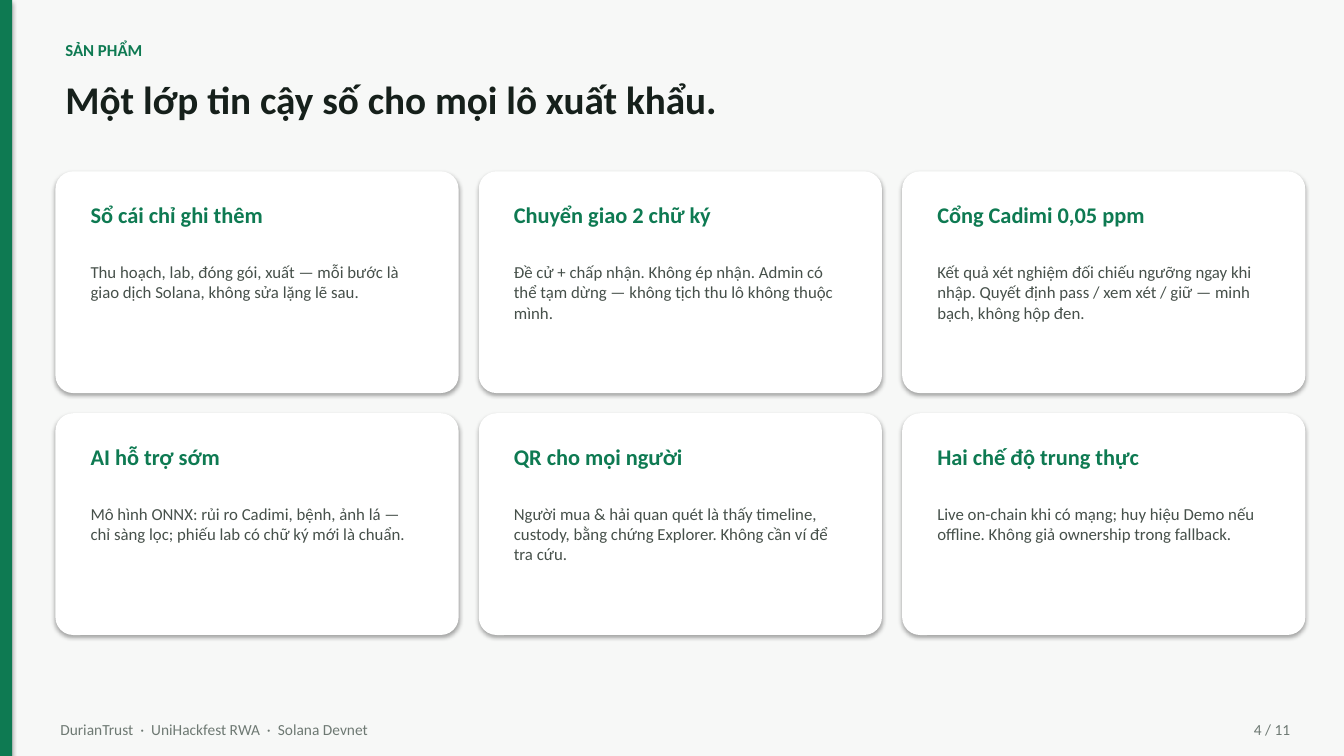
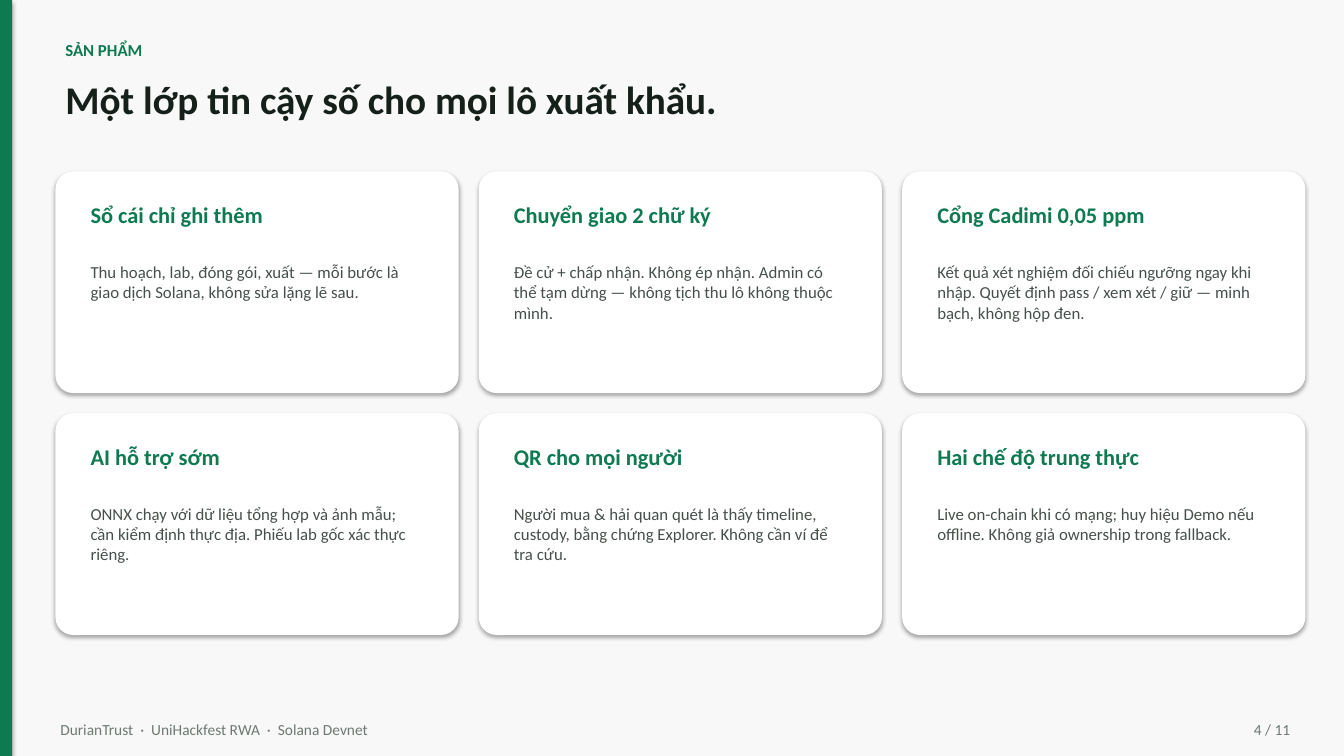
Before and after one commit to vinhelysia/DurainCheckerDemo, a slide deck: slide 4 of DurianTrust_Pitch_Deck.pptx. Drawn at 1344x756 pixels with LibreOffice and Linux fonts; fonts in the diff are those of the drawing. Boxes give left, top, right and bottom in pixels: in the first picture for what was removed or moved away, otherwise in the second. Text is boxed around its words. In the diff, an @@ line names an element or a change of style, - is before the commit and + after.

```diff
--- a/DurianTrust_Pitch_Deck.pptx
+++ b/DurianTrust_Pitch_Deck.pptx
@@ text at bbox=[91, 507, 406, 563]: text changed @@
-Mô hình ONNX: rủi ro Cadimi, bệnh, ảnh lá — chỉ sàng lọc; phiếu lab có chữ ký mới là chuẩn.
+ONNX chạy với dữ liệu tổng hợp và ảnh mẫu; cần kiểm định thực địa. Phiếu lab gốc xác thực riêng.
```
Also in this commit, not shown: 6 other slides changed, 9 other files.
